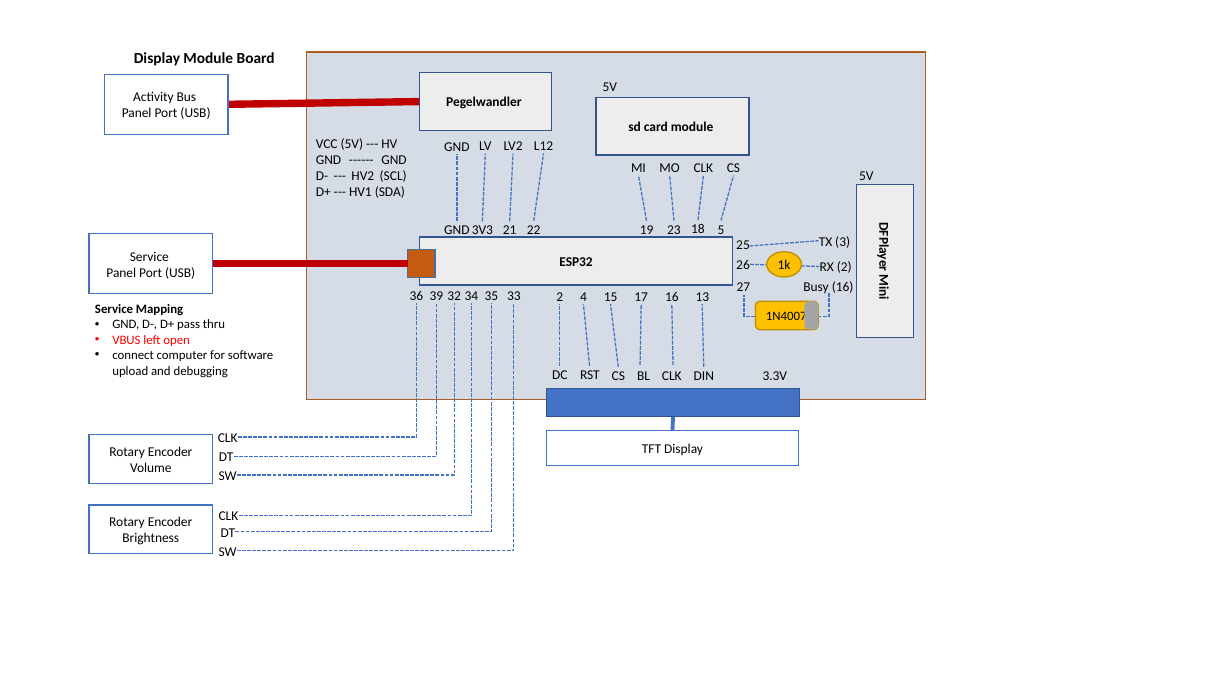
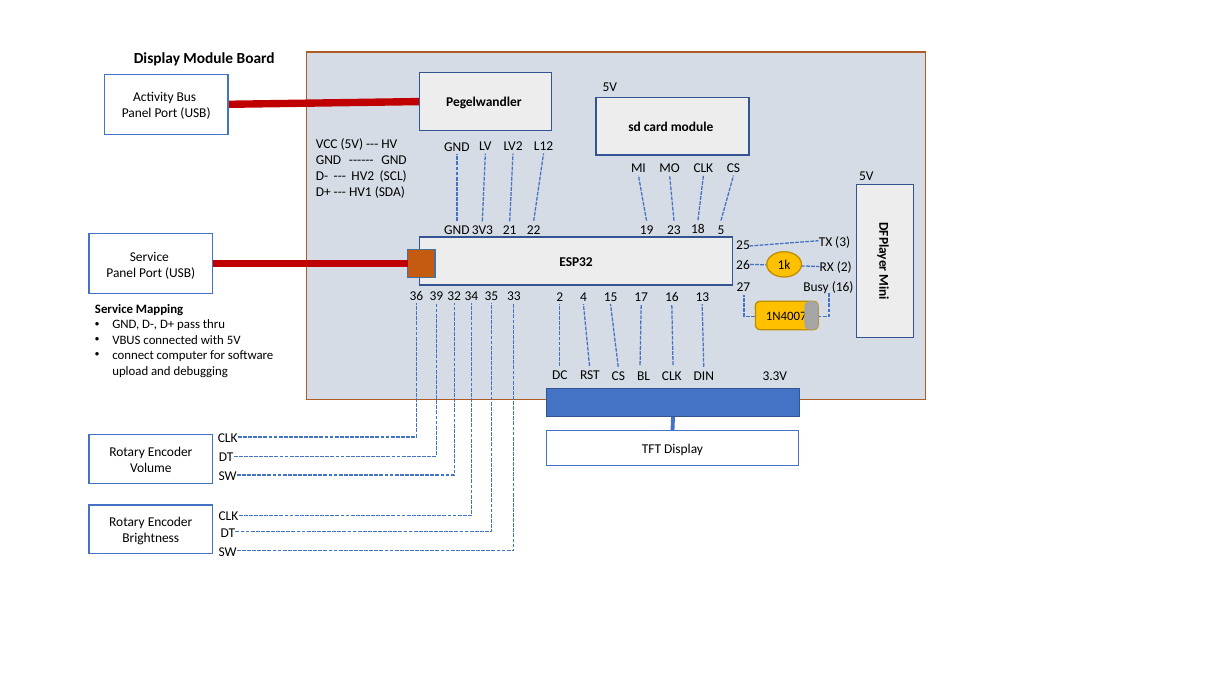
Before and after one commit to jeskes/activityboard, a slide deck: slide 17 of Activityboard.pptx. Drawn at 1232x693 pixels with LibreOffice and Linux fonts; fonts in the diff are those of the drawing. Boxes give left, top, right and bottom in pixels: in the first picture for what was removed or moved away, otherwise in the second. Text is boxed around its words. In the diff, an @@ line names an element or a change of style, - is before the commit and + after.

```diff
--- a/Activityboard.pptx
+++ b/Activityboard.pptx
@@ text at (112, 335, 241, 344): text changed; text colour #FF0000 to #000000 @@
-• VBUS left open
+• VBUS connected with 5V
```
Also in this commit, not shown: 6 other slides changed, 1 slide added, 2 other files.
